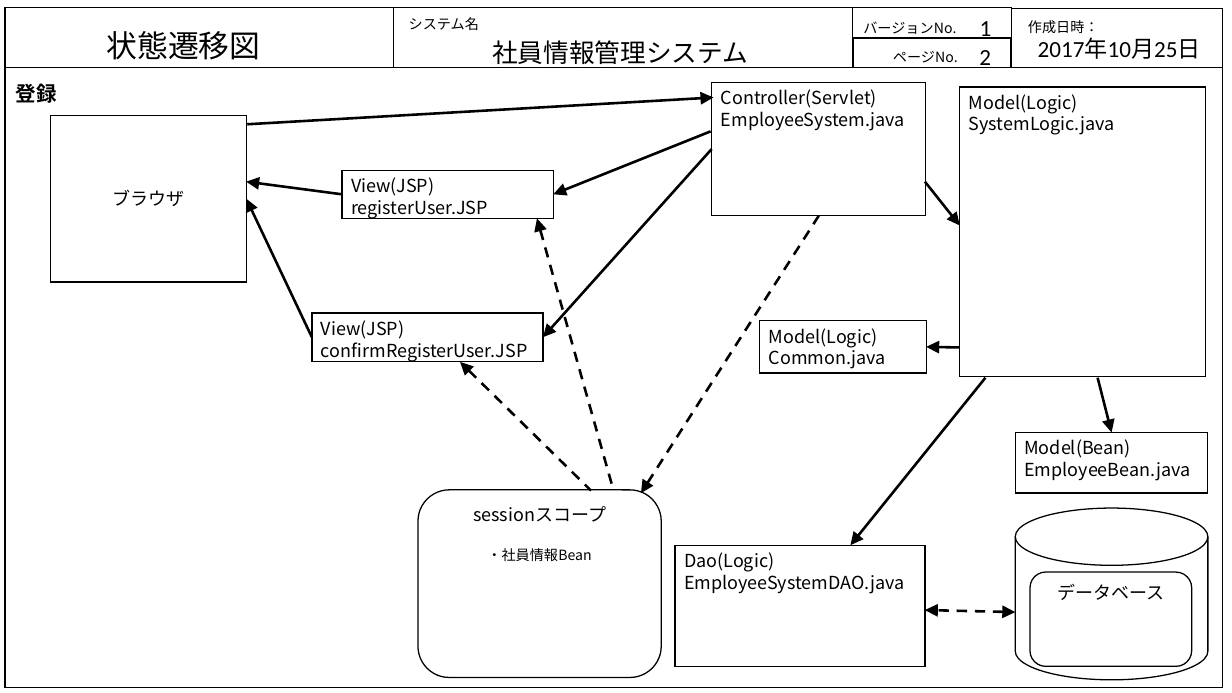
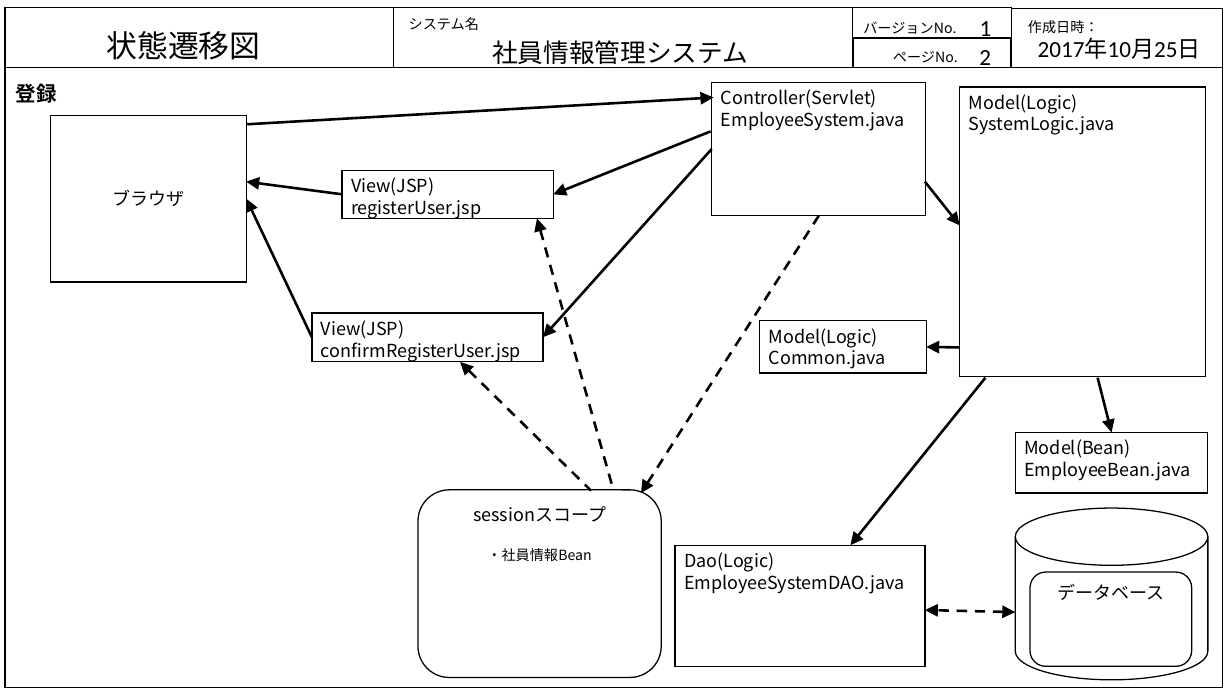
Before and after one commit to java201710/java, a slide deck: slide 11 of 総合演習資料/2.外部設計/画面・状態遷移図_DB.pptx. Drawn at 1232x693 pixels with LibreOffice and Linux fonts; fonts in the diff are those of the drawing. Boxes give left, top, right and bottom in pixels: in the first picture for what was removed or moved away, otherwise in the second. Text is boxed around its words. In the diff, an @@ line names an element or a change of style, - is before the commit and + after.

```diff
--- a/総合演習資料/2.外部設計/画面・状態遷移図_DB.pptx
+++ b/総合演習資料/2.外部設計/画面・状態遷移図_DB.pptx
@@ text in rectangle at (x1=351, y1=177, x2=481, y2=219): text changed @@
-View(JSP)
-registerUser.JSP
+View(JSP)
+registerUser.jsp
@@ text in rectangle at (x1=321, y1=320, x2=521, y2=362): text changed @@
-View(JSP)
-confirmRegisterUser.JSP
+View(JSP)
+confirmRegisterUser.jsp
```
Also in this commit, not shown: 3 other slides changed, 1 other file.
